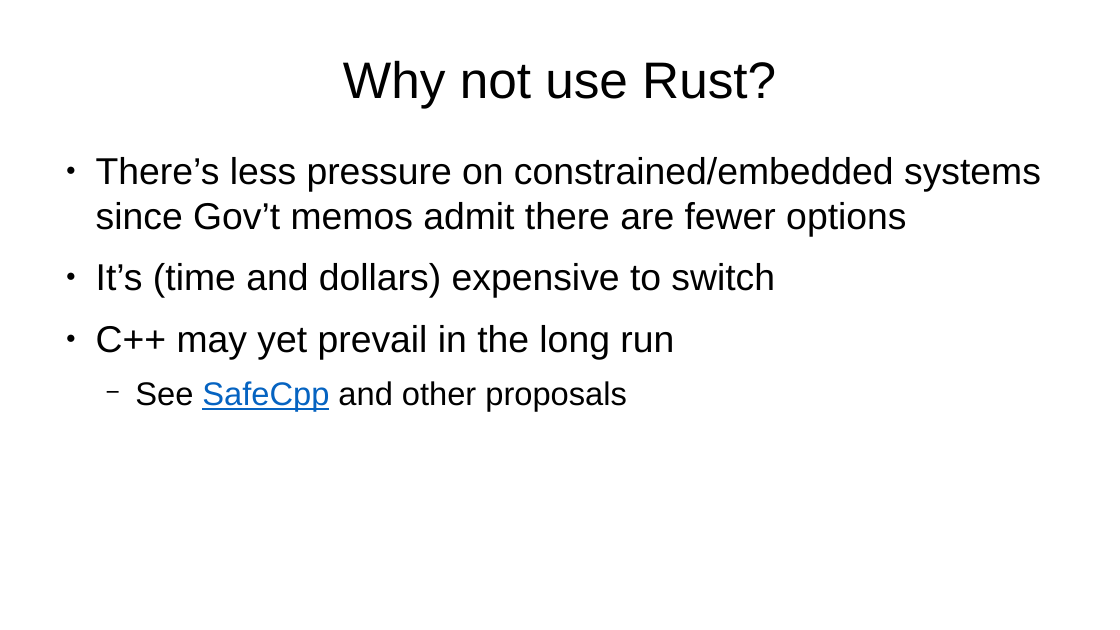
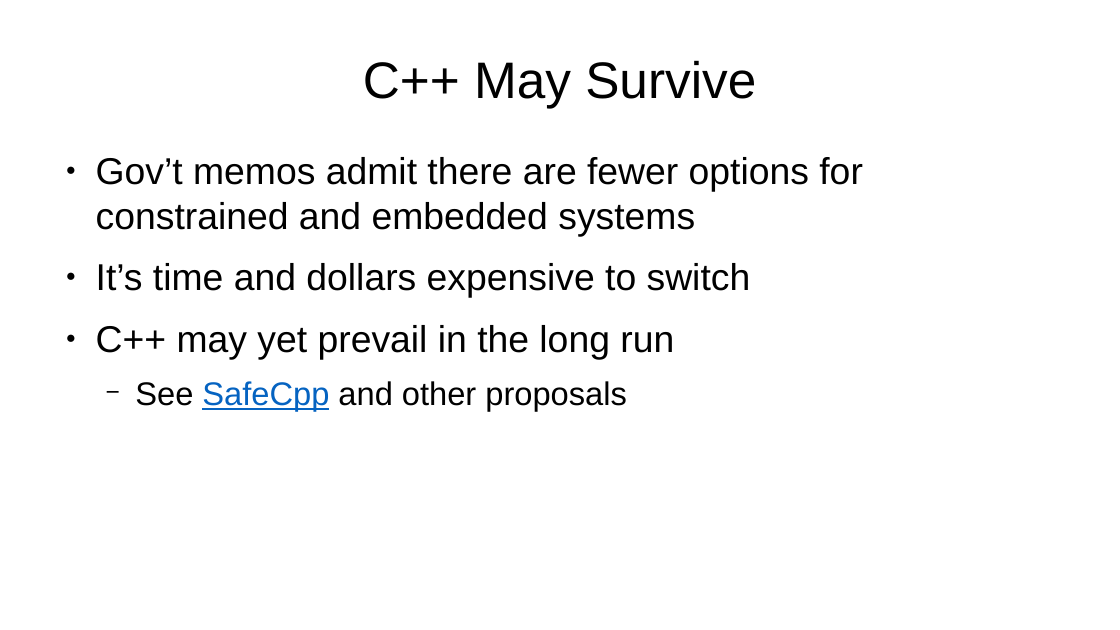
Before and after one commit to LongArmMcGee/cpp-safety, a slide deck: slide 8 of images/safe_cpp_graphics.pptx (slide 7 before the commit). Drawn at 1120x630 pixels with LibreOffice and Linux fonts; fonts in the diff are those of the drawing. Boxes give left, top, right and bottom in pixels: in the first picture for what was removed or moved away, otherwise in the second. Text is boxed around its words. In the diff, an @@ line names an element or a change of style, - is before the commit and + after.

```diff
--- a/images/safe_cpp_graphics.pptx
+++ b/images/safe_cpp_graphics.pptx
@@ title at [363,60,756,108]: text changed @@
-Why not use Rust?
+C++ May Survive
@@ text at [96,157,863,298]: text changed @@
-● There’s less pressure on constrained/embedded systems since Gov’t memos admit there are fewer options
-● It’s (time and dollars) expensive to switch
+● Gov’t memos admit there are fewer options for constrained and embedded systems
+● It’s time and dollars expensive to switch
```
Also in this commit, not shown: 11 other slides changed, 3 slides added, 1 slide removed, 1 other file.
